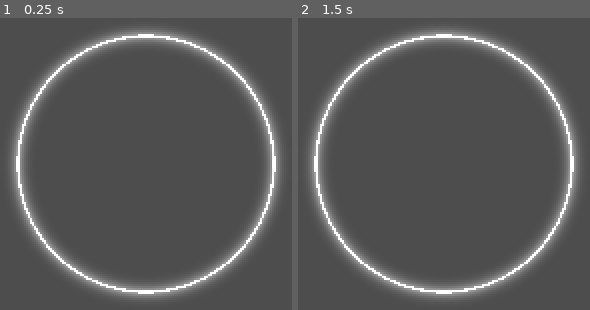
Above: before the commit, frames 1-2 (left to right).
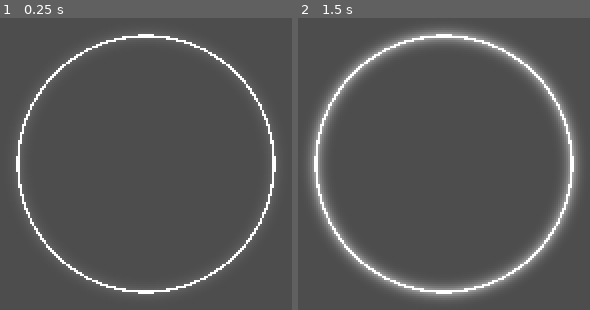
Above: after the commit, the same moments.

Repository: otherotherjosh/RhythmShooter
Game: Godot game, scene res://beatmaps/beatmap.tscn
The game is run twice, just before and just after one commit, with the same random seed, the same clock (stepped at 60 frames per second) and the same inputs. This scene is started directly instead of the project's main scene. Sound files missing from this copy of the repository are replaced by a short silence.
Inputs (mouse positions are in pixels of both pictures, inside the frame that each line leads up to):
- Up to frame 1 (0.25 s): no input
- Up to frame 2 (1.5 s): move the mouse to (584, 146) at 0.52 s; click (584, 146) at 0.67 s; tap Enter at 1.25 s; drag from (315, 181) to (411, 237) at 1.27 s

The runs differ from the first frame. In frame 1, 8.6% of the frame differs, in the area x 4-96%, y 4-96%; in frame 2, less than 0.1%.

Commit message:
feat: add glow pulse animation

Diff:
--- a/beatmaps/beat_target_circle.gd
+++ b/beatmaps/beat_target_circle.gd
@@ -3,15 +3,24 @@
 
 const TEST_DELAY = 0.5
 const ANTICIPATE_TIME_MS = 2000
+const GLOW_MULTIPLIER_ON_TARGET = 1.3
+const GLOW_MULTIPLIER_LERP_SPEED = 6
 
 var next_beat_target: int
+var glow_multiplier: float
+var shader_material: ShaderMaterial
 
 
 func _ready() -> void:
 	BeatmapPlayer.on_queue.connect(_on_beatmap_player_queue)
+	BeatmapPlayer.on_target.connect(_on_beatmap_player_target)
+	shader_material = material
 
 
 func _process(delta: float) -> void:
+	shader_material.set_shader_parameter("glow_multiplier", glow_multiplier)
+	glow_multiplier = lerpf(glow_multiplier, 1, delta * GLOW_MULTIPLIER_LERP_SPEED)
+
 	if next_beat_target >= BeatmapPlayer.beat_targets.size(): return
 	if BeatmapPlayer.time_to_target(next_beat_target) <= ANTICIPATE_TIME_MS:
 		add_circle(next_beat_target)
@@ -38,9 +47,12 @@
 	next_beat_target = 0
 
 
+func _on_beatmap_player_target() -> void:
+	glow_multiplier = GLOW_MULTIPLIER_ON_TARGET
+	print("target")
+
+
 class Circle extends Sprite2D:
-
-	signal completed
 
 	const FALLOUT_SPEED := 0.75
 
@@ -72,6 +84,5 @@
 			c_scale += delta * FALLOUT_SPEED
 		shader_material.set_shader_parameter("scale", c_scale)
 		if c_scale >= 2:
-			completed.emit()
 			queue_free()
 			return
--- a/beatmaps/beat_target_circle.gdshader
+++ b/beatmaps/beat_target_circle.gdshader
@@ -2,6 +2,7 @@
 
 uniform vec3 color = vec3(1);
 uniform float scale = 0;
+uniform float glow_multiplier = 1;
 
 const float TARGET_RADIUS = 0.2;
 const float TARGET_WIDTH = 0.004;
@@ -23,6 +24,7 @@
 
 vec4 draw_circle_glow(float uv_center_distance, float radius) {
 	float glow_strength = GLOW_STRENGTH - abs(radius - uv_center_distance) / GLOW_FALLOFF;
+	glow_strength *= glow_multiplier;
 	return vec4(color, pow(glow_strength, 5));
 }
 
--- a/beatmaps/beatmap.tscn
+++ b/beatmaps/beatmap.tscn
@@ -452,6 +452,7 @@
 shader = ExtResource("1_qknbc")
 shader_parameter/color = Vector3(1, 1, 1)
 shader_parameter/scale = 1.0
+shader_parameter/glow_multiplier = 1.0
 
 [sub_resource type="Gradient" id="Gradient_2e44y"]
 colors = PackedColorArray(0, 0, 0, 0, 1, 1, 1, 1)
--- a/global/beatmap_player.gd
+++ b/global/beatmap_player.gd
@@ -4,6 +4,8 @@
 
 signal on_queue
 signal on_play
+signal on_beat
+signal on_target
 
 ## How long a BeatTarget is active and can be hit
 const TARGET_ACTIVE_WINDOW := 0.3
@@ -13,28 +15,31 @@
 var bpm := 120.0:
 	set = _set_bpm
 var pulse_ms := 500
-var seek: float
-var current_beat: int:
-	get: return floori(seek)
-var current_measure: float:
-	get: return seek - current_beat
+var current_beat: float:
+	set = _set_current_beat
 var is_playing: bool
 ## Targets from the active beatmap
 var beat_targets: Array[BeatTarget]
-# Index of target that is either first ready or last active
+## Index of last active target
 var current_target: int
 
 
 func _process(delta: float) -> void:
 	if not is_playing:
 		return
-	seek = MusicPlayer.seek / MusicPlayer.pulse
+	current_beat = MusicPlayer.seek / MusicPlayer.pulse
+
+	if current_target >= beat_targets.size(): return
+	var target := beat_targets[current_target]
+	print("beat: %s, target %s: %s" % [current_beat, current_target, target.beat + target.measure])
+	if current_beat >= target.beat + target.measure:
+		current_target += 1
+		on_target.emit()
 
 
 ## Begins playing through the active beatmap
 func play_beatmap() -> void:
 	current_beat = 0
-	current_measure = 0
 	current_target = 0
 	is_playing = true
 	on_play.emit()
@@ -75,3 +80,9 @@
 func _set_bpm(value: float) -> void:
 	bpm = value
 	pulse_ms = 60000 / bpm
+
+
+func _set_current_beat(value: float) -> void:
+	if floor(current_beat) < floor(value):
+		on_beat.emit()
+	current_beat = value
